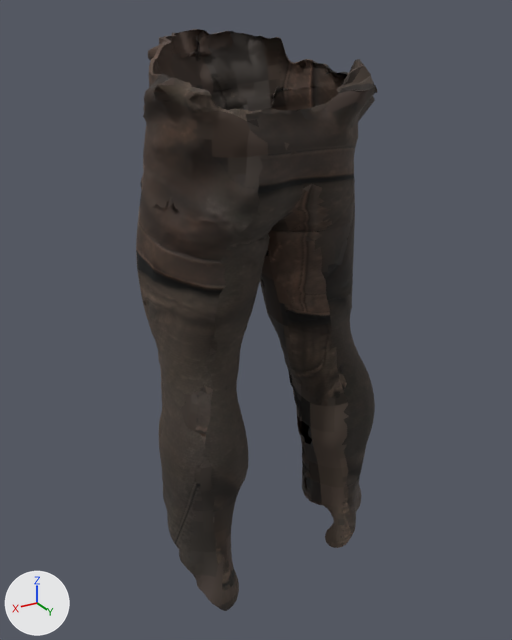
What one commit did to the glTF model assets/models/gear/trousers.glb.
Before and after are seen from a 50 mm lens placed at (0.698, 1.169, 1.177), pointed at (-0.015, -0.018, 0.583). Arrows for +X, +Y and +Z are at lower left; the lights stay in place. The first picture is the older version. Where no turn or scale is listed for an object, it has been applied to the vertices. Vertices at exactly the same position are counted once.

In view in the first picture: 'trousers'.
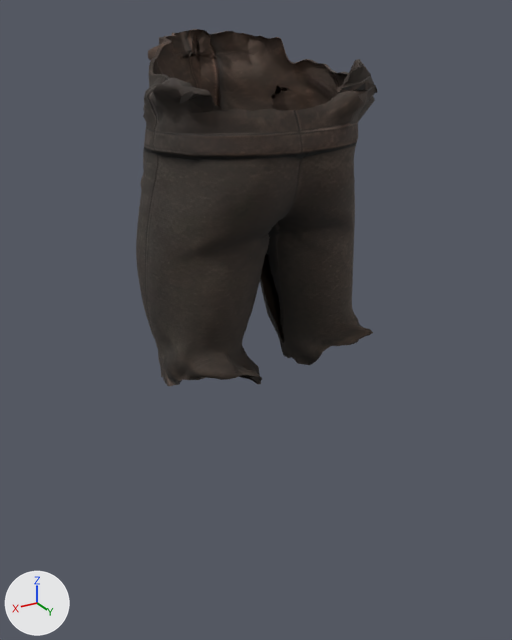
The change, as a list of edits to the scene's bpy script:
```text
Change me_mesh_0_002:
    used by ob_trousers; location = (0.0, 0.0, 0.0)
    remove me_mesh_0_002.from_pydata(...)  # 6508 vertices, 12673 faces; spans x -0.247..0.247, y -0.242..0.184, z 0.024..1.151
    add me_mesh_0_002.from_pydata(...)  # 5050 vertices, 9765 faces; spans x -0.229..0.231, y -0.242..0.184, z 0.456..1.151
    me_mesh_0_002 part 1: 149 vertices moved from x -0.217..0.219, y -0.062..0.107, z 0.464..0.608 to x -0.217..0.231, y -0.062..0.145, z 0.464..0.608; 1840 vertices removed from x -0.247..0.247, y -0.06..0.173, z 0.024..0.566; 382 vertices added at x -0.225..0.224, y -0.06..0.155, z 0.456..0.584
    me_mesh_0_002 part 2: 9041 kept faces spanning x -0.229..0.231, y -0.242..0.184, z 0.464..1.151 get new texture (UV) coordinates
```

Pixel boxes [x1, y1, x2, y2] of what changed, in the pictures (512 x 640 px):
'trousers', reshaped (39% shorter): before [136, 29, 377, 611]; after [136, 29, 377, 386]
part 1 of me_mesh_0_002, cut back: before [158, 303, 375, 611]; after [158, 303, 373, 386]
part 2 of me_mesh_0_002, surface changed: [136, 31, 375, 371] in both
